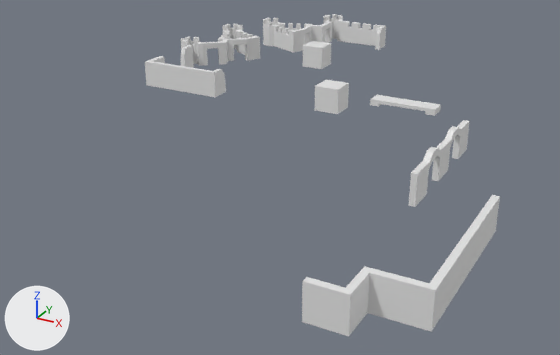
Two versions of the Blender file media/models/child_square_fort.blend, one commit apart.
The view is the same before and after, from a camera (50 mm lens) standing at (19.7, -36.0, 14.0) and looking at (1.3, -2.5, -2.8). The lights are fixed; the arrows at lower left show +X, +Y and +Z.
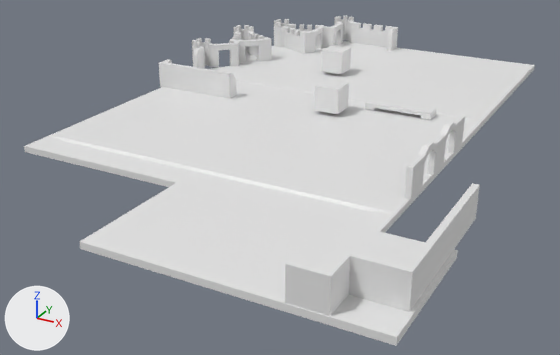
What the commit changed:
Mesh me_cube_005 is new.
It has 122 vertices, 120 faces and spans x -5.9..15.9, y -32.3..1.0, z -1.0..1.0.
Object 'Cube.003' (ob_cube_003) moves from (-2.09, 8.62, 0.96) to (-0.5, 8.15, 0.96).
Object 'Cube.002' (ob_cube_002) moves from (4.21, 3.49, 0.33) to (4.21, 2.71, 0.33).
Object 'Cube' (ob_cube) moves from (10.56, -1.01, 0.21) to (10.17, -0.43, 0.21).
Object 'Cylinder.000' (ob_cylinder_000) moves from (-8.09, 11.02, 2.68) to (-7.19, 11.02, 2.68).
Object 'Cube.001' (ob_cube_001) moves from (14.01, -8.83, 0.21) to (13.04, -8.15, 0.21).
Object 'Cube.005' (ob_cube_005) is new; it shows me_cube_005.
Its location is (-2.6, 15.27, -0.08).
Its scale is (1.0, 1.0, 0.157).

Boxes [x1, y1, x2, y2] around the edits, measured in the pictures (560 x 355 px):
'Cube.005', added: after [24, 41, 535, 346]
'Cube.001', moved: before [302, 195, 500, 336]; after [285, 183, 480, 316]
'Cylinder.000', moved: before [145, 14, 386, 97]; after [159, 16, 398, 99]
'Cube', moved: before [408, 120, 470, 207]; after [404, 115, 465, 200]
'Cube.003', moved: before [303, 41, 332, 69]; after [321, 45, 351, 74]
'Cube.002', moved: before [370, 95, 441, 116]; after [365, 98, 436, 120]
